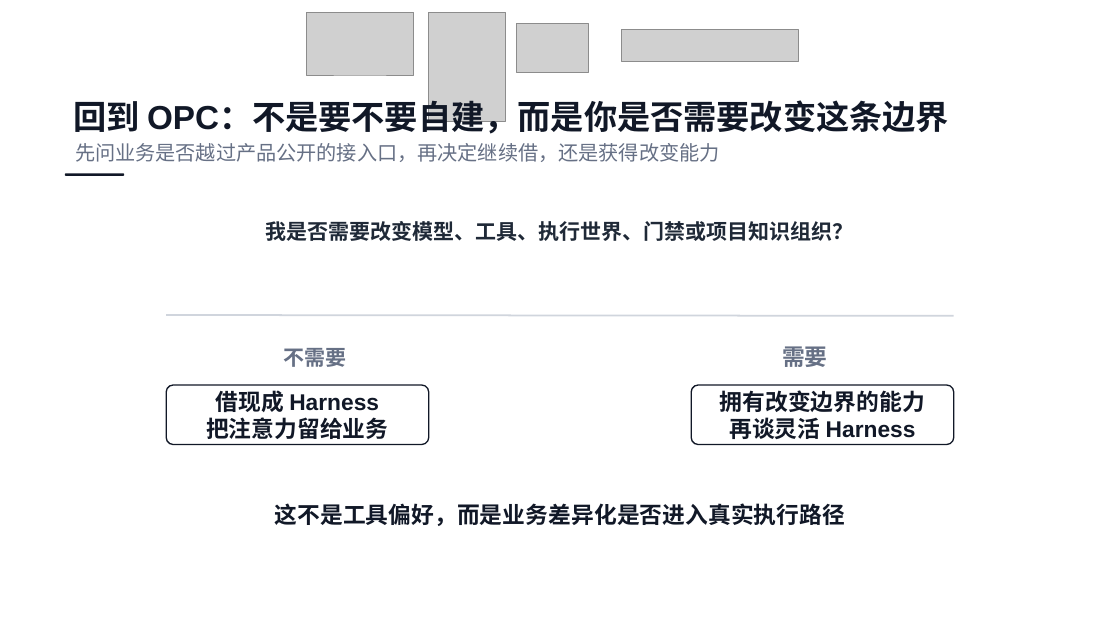
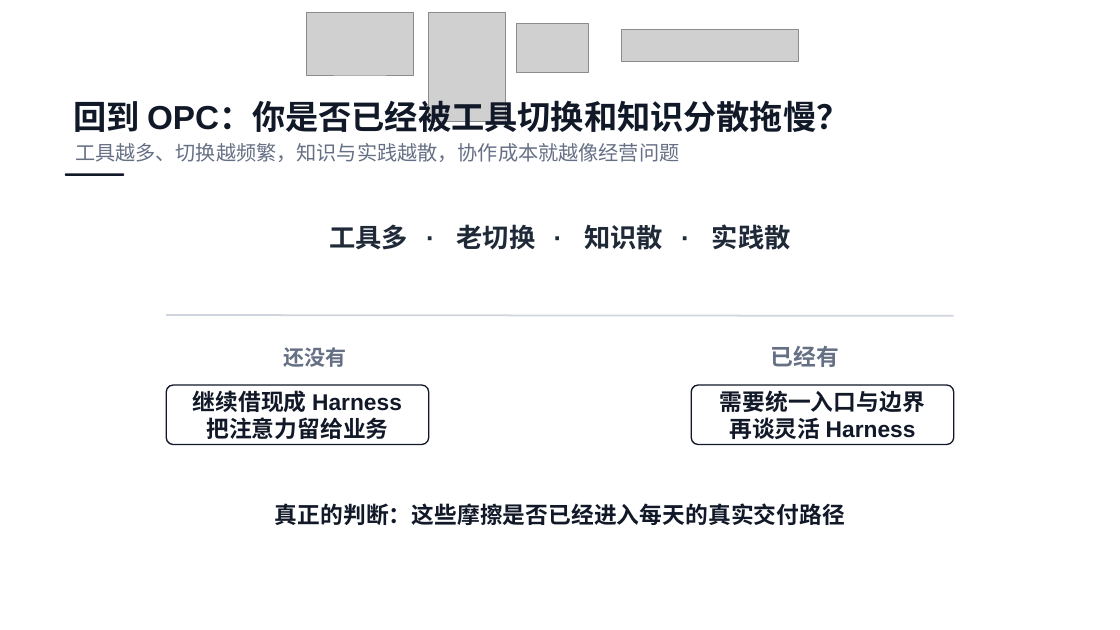
Before and after one commit to ethan-jiang-1/ai_dev_sdlc_aidc, a slide deck: slide 15 of talk-ai-coding-evolution/05_output/v4/OPC航海指南-harness-v4.pptx. Drawn at 1120x630 pixels with LibreOffice and Linux fonts; fonts in the diff are those of the drawing; grey boxes stand for pictures. Boxes give left, top, right and bottom in pixels: in the first picture for what was removed or moved away, otherwise in the second. Text is boxed around its words. In the diff, an @@ line names an element or a change of style, - is before the commit and + after.

```diff
--- a/talk-ai-coding-evolution/05_output/v4/OPC航海指南-harness-v4.pptx
+++ b/talk-ai-coding-evolution/05_output/v4/OPC航海指南-harness-v4.pptx
@@ text at (x1=73, y1=101, x2=849, y2=132): text changed @@
-回到 OPC：不是要不要自建，而是你是否需要改变这条边界
+回到 OPC：你是否已经被工具切换和知识分散拖慢？
@@ text at (x1=75, y1=143, x2=679, y2=162): text changed @@
-先问业务是否越过产品公开的接入口，再决定继续借，还是获得改变能力
+工具越多、切换越频繁，知识与实践越散，协作成本就越像经营问题
@@ text at (x1=329, y1=224, x2=791, y2=250): text changed; size 18 to 22.5 pt @@
-我是否需要改变模型、工具、执行世界、门禁或项目知识组织？
+工具多 · 老切换 · 知识散 · 实践散
@@ text at (x1=283, y1=347, x2=346, y2=367): text changed @@
-不需要
+还没有
@@ text at (x1=771, y1=346, x2=839, y2=367): text changed @@
-需要
+已经有
@@ text in rounded rectangle at (x1=193, y1=390, x2=402, y2=412): text changed @@
-借现成 Harness
+继续借现成 Harness
@@ text in rounded rectangle at (x1=720, y1=390, x2=925, y2=412): text changed @@
-拥有改变边界的能力
+需要统一入口与边界
@@ text at (x1=275, y1=503, x2=845, y2=525): text changed @@
-这不是工具偏好，而是业务差异化是否进入真实执行路径
+真正的判断：这些摩擦是否已经进入每天的真实交付路径
```
Also in this commit, not shown: 9 other slides changed, 3 other files.
